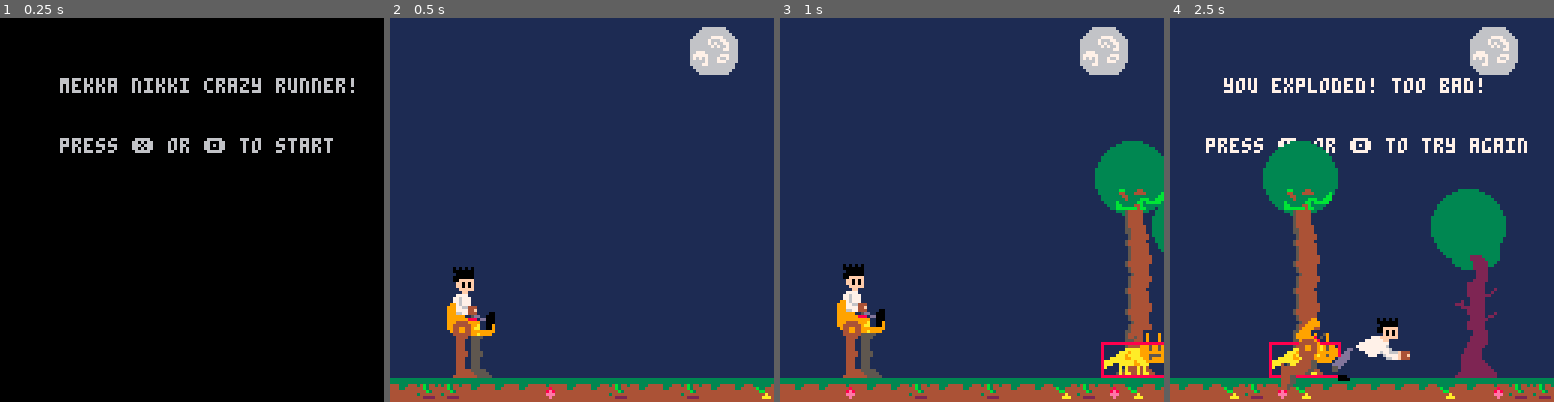
Above: before the commit, frames 1-4 (left to right).
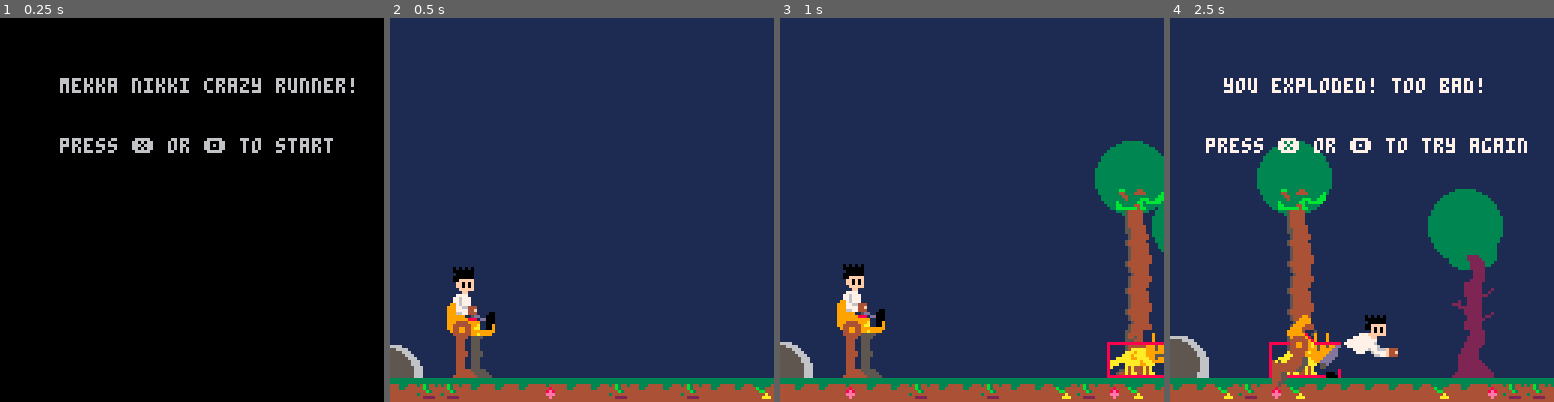
Above: after the commit, the same moments.

Repository: HingeAntoine/MekkaRunner
Game: PICO-8 cartridge mekkarunner.p8
The game is run twice, just before and just after one commit, with the same random seed, the same clock (stepped at 60 frames per second) and the same inputs.
Inputs:
- Up to frame 1 (0.25 s): no input
- Up to frame 2 (0.5 s): tap X (X key) at 0.33 s
- Up to frame 3 (1 s): tap O (Z key) at 0.7 s
- Up to frame 4 (2.5 s): tap X (X key) at 1.07, 1.85 s; tap O (Z key) at 1.7, 2.1 s; hold Up 2.15-2.42 s

Frame 1 is identical in both runs. In frame 2, 2.0% of the frame differs, in the area x 0-91%, y 2-94%; in frame 3, 2.7%; in frame 4, 9.1%, in the area x 0-100%, y 2-100%.

Commit message:
Sliding & front and back obstacles & moon mvmt

Diff:
--- a/mekkarunner.p8
+++ b/mekkarunner.p8
@@ -23,7 +23,10 @@
 is_coll=false
 
 frame_count=0
-launch_thresh=3
+sprite_count=0
+
+threshval=2
+launch_thresh=threshval
 
 --******** hitbox mgmt ********
 hitbox={}
@@ -69,9 +72,15 @@
 function obstacle.create(sprite,zone,htbxs)
  local obs={}
  setmetatable(obs,obstacle)
+ --back sprite
  obs.sprite=sprite
  obs.zone=zone
  obs.hitboxes=htbxs
+ --front sprite
+ obs.spritefr=0
+ obs.zonefr={1,1}
+ obs.xoff=0
+ obs.yoff=0
  return obs
 end
 
@@ -82,6 +91,15 @@
 
 function obstacle:drawhit(x,y)
  foreach(self.hitboxes, function(obj) obj:draw(x,y) end)
+end
+
+function obstacle:drawfr(x,y)
+ if self.spritefr == 0 then
+  return
+ end
+ spr(self.spritefr,
+  x+self.xoff,y+self.yoff,
+  self.zonefr[1],self.zonefr[2])
 end
 
 --******* real_obst mgmt *******
@@ -94,6 +112,8 @@
  obj.x=x
  obj.y=y
  obj.obst=obst
+ obj.xfr=0
+ obj.yfr=0
  return obj
 end
 
@@ -101,16 +121,16 @@
  self.x-=x
 end
 
-function real_obst:movev(y)
- self.y+=y
-end
-
 function real_obst:draw()
  self.obst:draw(self.x,self.y)
 end
 
 function real_obst:drawhit()
  self.obst:drawhit(self.x,self.y)
+end
+
+function real_obst:drawfr()
+ self.obst:drawfr(self.x,self.y)
 end
 
 function real_obst:collide(obst)
@@ -188,6 +208,29 @@
  self.x-=x
 end
 
+--******** obstset mgmt ******
+obstset={}
+obstset.__index=obstset
+
+function obstset.create(xset,yset,obsts)
+ local obj={}
+ setmetatable(obj,obstset)
+ obj.obsts=obsts
+ obj.xset=xset
+ obj.yset=yset
+ return obj
+end
+
+function obstset:init()
+ local set={}
+ for i=1,#self.obsts do
+  local obst=real_obst.create(
+   self.xset[i],self.yset[i],
+   obst_tiles[self.obsts[i]])
+  add(set, obst)
+ end
+ return set
+end
 
 --*******************
 function init_bckgrnd()
@@ -228,18 +271,27 @@
  add_backgroundtree()
 end
 
-function init_obst()
- local r=real_obst.create(145,104,obst_tiles[2])
- local r2=real_obst.create(275,104,obst_tiles[3])
- local r3=real_obst.create(350,96,obst_tiles[4])
- local r4=real_obst.create(450,104,obst_tiles[5])
- local r5=real_obst.create(550,112,obst_tiles[6])
-
- add(obstacles,r)
- add(obstacles,r2)
- add(obstacles,r3)
- add(obstacles,r4)
- add(obstacles,r5)
+function init_obstsets()
+
+ local set1=obstset.create(
+  {145,275,350,450,530},
+  {104,104,96,104,112},
+  {2,3,4,5,6})
+
+ local set2=obstset.create(
+  {145,275,350,450,530},
+  {104,112,104,112,104},
+  {5,6,5,6,7})
+
+ local set3=obstset.create(
+  {145,275,450,530,600},
+  {104,104,112,104,88},
+  {7,8,6,7,9})
+
+ obst_sets={
+  set1,
+  set2,
+  set3}
 end
 
 function init_parts()
@@ -275,7 +327,7 @@
  local legh=hitbox.create(
   0,0,7,18)
  lego=obstacle.create(
-  10,{1,3},{legh})
+  23,{1,3},{legh})
 
  local legfor1=hitbox.create(
   0,0,11,7)
@@ -291,15 +343,79 @@
  backwardlego=obstacle.create(
   11,{2,3},{legbac1,legbac2})
 
+ local legly1=hitbox.create(
+  5,0,23,5)
  leglying=obstacle.create(
-  58,{3,1},{})
+  58,{3,1},{legly1})
+ local leglyf1=hitbox.create(
+  0,0,18,5)
+ leglyingf=obstacle.create(
+  61,{3,1},{leglyf1})
+end
+
+function init_obstacles()
+ local lionhit=hitbox.create(0,4,23,15)
+ local lion=obstacle.create(
+  64,{3,2},{lionhit})
+
+ local stonehit=hitbox.create(1,3,9,15)
+ local stone_pers=obstacle.create(
+  67,{2,2},{stonehit})
+
+ local nothing=obstacle.create(
+  0,{1,1},{})
+
+ local shit=hitbox.create(
+  1,0,14,24)
+ local stoneguy=obstacle.create(
+  94,{2,3},{shit})
+
+ local hit1=hitbox.create(
+  0,10,21,15)
+ local hit2=hitbox.create(
+  4,3,11,10)
+ local debris1=obstacle.create(
+  96,{3,2},{hit1,hit2})
+
+ hit1=hitbox.create(
+  0,0,23,8)
+ local debris2=obstacle.create(
+  115,{3,1},{hit1})
+
+ hit1=hitbox.create(
+  0,5,7,15)
+ local stone=obstacle.create(
+  69,{1,2},{hit1})
+
+ hit1=hitbox.create(
+  0,1,15,15)
+ local antenne=obstacle.create(
+  102,{2,2},{hit1})
+
+ hit1=hitbox.create(
+  0,2,31,8)
+ local grotte=obstacle.create(
+  135,{4,4},{hit1})
+ grotte.spritefr=132
+ grotte.zonefr  ={3,4}
+ grotte.xoff    =8
+
+ obst_tiles={nothing,
+  lion,
+  stone_pers,
+  stoneguy,
+  debris1,
+  debris2,
+  stone,
+  antenne,
+  grotte}
 end
 
 function init_game()
  xmac=20
  ymac=100
  obstacles={}
- init_obst()
+ new_obstacles()
  bckgrnd={}
  init_bckgrnd()
  create_machine()
@@ -307,45 +423,12 @@
  is_jumping=false
  is_landing=false
  is_coll=false
-end
-
-function init_obstacles()
- local lionhit=hitbox.create(0,4,23,15)
- local lion=obstacle.create(
-  64,{3,2},{lionhit})
-
- local stonehit=hitbox.create(1,3,9,15)
- local stone_pers=obstacle.create(
-  67,{2,2},{stonehit})
-
- local nothing=obstacle.create(
-  0,{1,1},{})
-
- local shit=hitbox.create(
-  1,0,14,24)
- local stoneguy=obstacle.create(
-  94,{2,3},{shit})
-
- local hit1=hitbox.create(
-  0,10,21,15)
- local hit2=hitbox.create(
-  4,3,11,10)
- local debris1=obstacle.create(
-  96,{3,2},{hit1,hit2})
-
- hit1=hitbox.create(
-  0,0,23,8)
- local debris2=obstacle.create(
-  115,{3,1},{hit1})
-
- obst_tiles={nothing,
-  lion,
-  stone_pers,
-  stoneguy,
-  debris1,
-  debris2}
-end
-
+
+ frame_count=0
+ sprite_count=0
+end
+
+--****************************
 function create_body(x,y)
  local bodypart=real_obst.create(
   x+1,y-17,bodyo)
@@ -374,6 +457,21 @@
  create_legs(xmac,ymac)
 end
 
+function draw_moon()
+ --frame_count
+ local v  = 25
+ local t  = frame_count/v
+ local xc = t
+ local yc = 50/(64*64)*xc*(xc-128)+120
+
+ --print("xc:"..xc,0,40,10)
+ --print("yc:"..yc,0,50,10)
+
+ --circfill(108,20,10,6)
+ circfill(xc,yc,10,6)
+ circfill(xc-1,yc-1,8,5)
+end
+
 --*******************
 function jump_update()
  local ay_jump=0.35
@@ -393,11 +491,6 @@
  local id=flr(rnd(#bckgrnd_tiles))+1
  local cell=bckgrnd_tiles[id]
  add(bckgrnd,cell)
-end
-
-function add_obstacle()
- local r=real_obst.create(150,104,obst_tiles[2])
- add(obstacles,r)
 end
 
 function obstacle_update()
@@ -418,6 +511,11 @@
   obj:drawhit() end)
 end
 
+function obstaclefr_draw()
+ foreach(obstacles,function(obj)
+  obj:drawfr() end)
+end
+
 function bckgrnd_update()
  add_cell_bckgrnd()
  del(bckgrnd, bckgrnd[1])
@@ -441,6 +539,11 @@
  check(body.body)
  check(body.frontleg)
  foreach(body.mac,check)
+end
+
+function new_obstacles()
+ local index=flr(rnd(#obst_sets))+1
+ obstacles=obst_sets[index]:init()
 end
 
 --*******************
@@ -550,7 +653,7 @@
 end
 
 function update_legs()
- local index= flr(frame_count/10)%4
+ local index= flr(sprite_count/10)%4
 
  if index==0 then
   body.backleg=real_obst.create(
@@ -572,24 +675,22 @@
 end
 
 function update_machine()
- local index=flr(frame_count/6)%2
-
- if index==0 then
-  body.body:movev(1)
-  foreach(body.mac,
-   function(obj)
-    obj:movev(1)
-   end)
- else
-  body.body:movev(-1)
-  foreach(body.mac,
-   function(obj)
-    obj:movev(-1)
-   end)
- end
-end
-
-function update_jump()
+ if sprite_count%(3*vxmac)==0 then
+  local index=flr(sprite_count/6)%2
+
+  if index==0 then
+   create_body(xmac,ymac)
+  else
+   create_body(xmac,ymac-1)
+  end
+ end
+
+ if sprite_count%(5*vxmac)==0 and not jump then
+  update_legs()
+ end
+end
+
+function update_mac_jump()
  function jump_config()
   create_body(xmac,ymac+2)
   body.backleg=real_obst.create(
@@ -613,7 +714,7 @@
    is_jumping=true
    landing_count=0
    launch_count=0
-   launch_thresh=4
+   launch_thresh=threshval
   end
 
   return
@@ -634,7 +735,7 @@
   if landing_count==1 then
    jump_config()
   elseif landing_count>5 then
-   frame_count=14
+   sprite_count=14
    is_landing=false
    landing_count=0
    create_body(xmac,ymac)
@@ -644,8 +745,17 @@
  end
 end
 
+function update_mac_slide()
+ create_body(xmac,ymac+14)
+ body.backleg=real_obst.create(
+  xmac-13,ymac+14,leglying)
+ body.frontleg=real_obst.create(
+  xmac+1,ymac+14,leglyingf)
+ is_sliding=false
+ sprite_count=14
+end
+
 function animate_fall()
-
  body.mac={}
 
  if ymac > 100 then
@@ -711,7 +821,7 @@
  init_obstacles()
  create_machine()
  init_bckgrnd()
- init_obst()
+ init_obstsets()
 end
 
 function _draw()
@@ -722,22 +832,19 @@
  end
 
  rectfill(0,0,127,127,1)
- --rectfill(0,32,127,55,3)
- --rectfill(0,56,127,127,1)
-
- --circfill(0,0,15,11)
-
- spr(204,100,3,2,2)
+
+ draw_moon()
+
+ draw_background()
+ obstacle_draw()
+ draw_machine()
+ obstaclefr_draw()
 
  if end_screen then
   print("you exploded! too bad!",18,20,7)
   print("press ❎ or 🅾️ to try again",
    12,40,7)
  end
-
- draw_background()
- obstacle_draw()
- draw_machine()
 end
 
 function _update()
@@ -747,9 +854,7 @@
    init_screen=false
   end
   return
- end
-
- if end_screen then
+ elseif end_screen then
   fall_update()
   animate_fall()
   if btnp(5) or btnp(4) then
@@ -760,26 +865,25 @@
  end
 
  frame_count+=1
+ sprite_count+=1
  update_background()
 
  if #obstacles==0 then
-  add_obstacle()
+  new_obstacles()
  end
 
  local jump = is_launching
   or is_jumping
   or is_landing
 
+ local slide = is_sliding
+
  if jump then
-  update_jump()
- end
-
- if frame_count%(3*vxmac)==0 and not jump then
+  update_mac_jump()
+ elseif slide then
+  update_mac_slide()
+ else
   update_machine()
- end
-
- if frame_count%(5*vxmac)==0 and not jump then
-  update_legs()
  end
 
  check_collision()
@@ -790,9 +894,13 @@
   return
  end
 
- if btnp(2) and not is_jumping and not is_launching then
+ local not_jump = not is_jumping and not is_launching
+
+ if btnp(2) and not_jump then
   is_launching=true
   vymac=-4.3
+ elseif btn(3) and not_jump then
+  is_sliding = true
  end
 
  if is_jumping then
@@ -930,7 +1038,7 @@
 
 
 __gff__
-0000000000000000000000000000000000000000000000000000000000000000000000000000000000000000000000000000000000000000000000000000000001010101010000000000000000000000010101010100000000000000000000000000000000000000000000000000000000000000000000000000000000000000
+0000000000000000000000000000000000000000000000000000000000000000000000000000000000000000000000000000000000000000000000000000000000000000000000000000000000000000000000000000000000000000000000000000000000000000000000000000000000000000000000000000000000000000
 0000000000000000000000000000000000000000000000000000000000000000000000000000000000000000000000000000000000000000000000000000000000000000000000000000000000000000000000000000000000000000000000000000000000000000000000000000000000000000000000000000000000000000
 __map__
 0000000000000000000000000000000000000000000000000000000000000000000000000000000000000000000000000000000000000000000000000000000000000000000000000000000000000000000000000000000000000000000000000000000000000000000000000000000000000000000000000000000000000000
Not shown, changed: 110 lines of the sprite sheet (__gfx__) section of mekkarunner.p8
